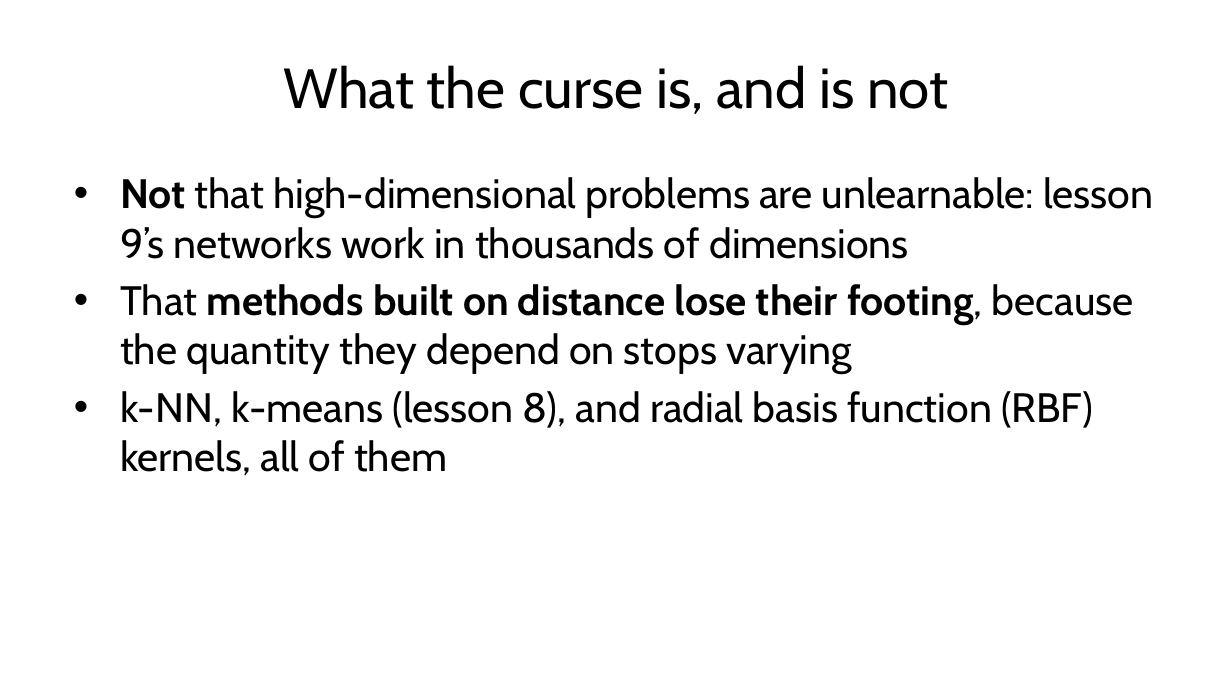
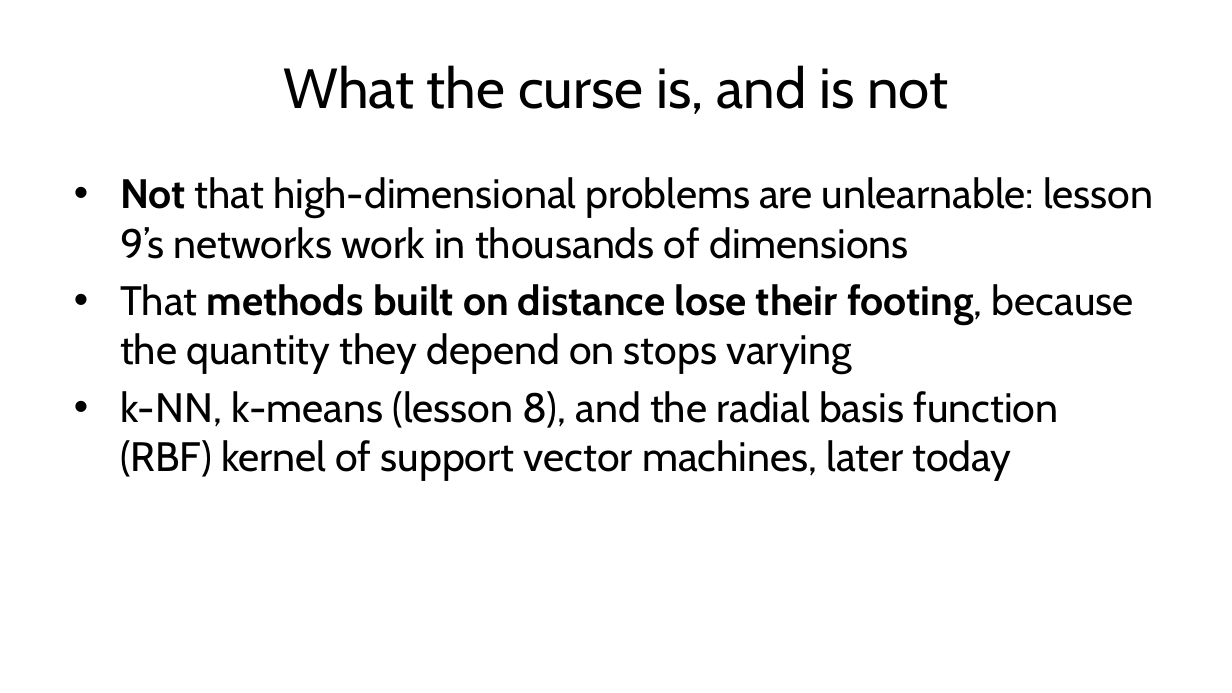
Before and after one commit to fabioantonini/technologies-for-artificial-intelligence, a slide deck: slide 21 of Lessons/06_knn_naive_bayes_svm/Slides/knn_naive_bayes_svm_slides.pptx. Drawn at 1232x693 pixels with LibreOffice and Linux fonts; fonts in the diff are those of the drawing; background and template pictures are left out. Boxes give left, top, right and bottom in pixels: in the first picture for what was removed or moved away, otherwise in the second. Text is boxed around its words. In the diff, an @@ line names an element or a change of style, - is before the commit and + after.

```diff
--- a/Lessons/06_knn_naive_bayes_svm/Slides/knn_naive_bayes_svm_slides.pptx
+++ b/Lessons/06_knn_naive_bayes_svm/Slides/knn_naive_bayes_svm_slides.pptx
@@ text at (x1=120, y1=391, x2=1059, y2=481): text changed @@
-• k-NN, k-means (lesson 8), and radial basis function (RBF) kernels, all of them
+• k-NN, k-means (lesson 8), and the radial basis function (RBF) kernel of support vector machines, later today
```
Also in this commit, not shown: 7 other slides changed, 2 other files.
